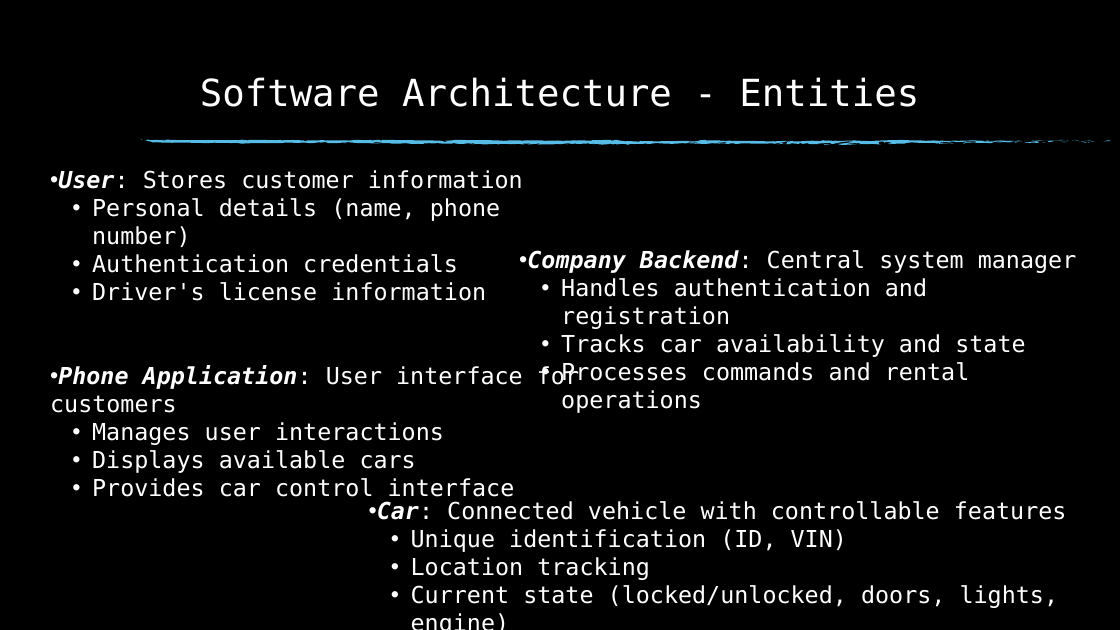
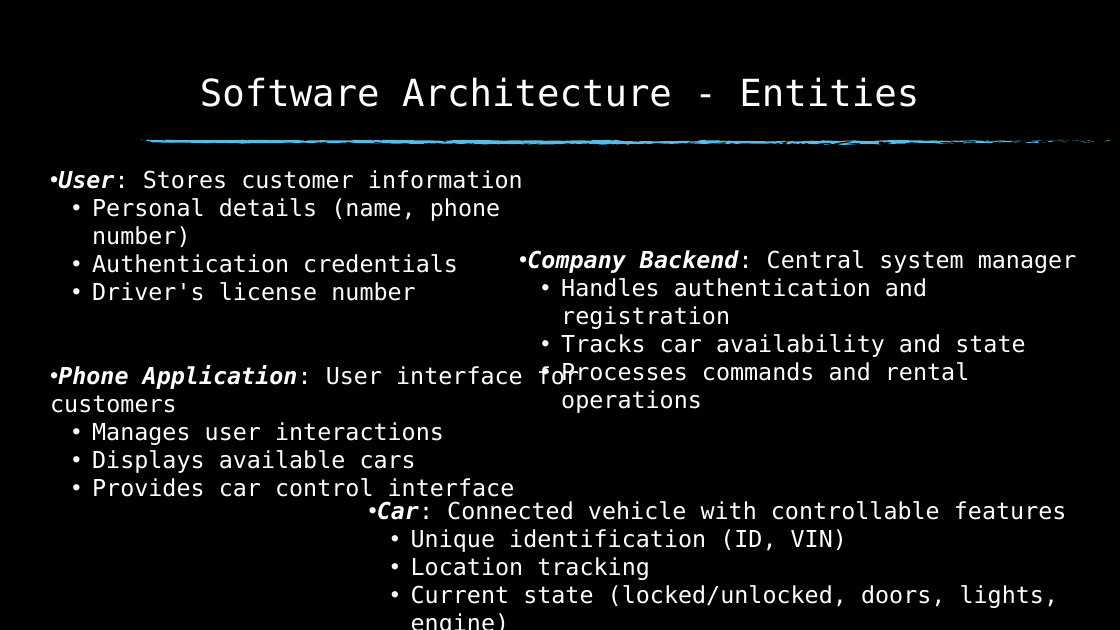
Before and after one commit to StefanCotos/CarSharing, a slide deck: slide 2 of Car Sharing System.pptx. Drawn at 1120x630 pixels with LibreOffice and Linux fonts; fonts in the diff are those of the drawing; background and template pictures are left out. Boxes give left, top, right and bottom in pixels: in the first picture for what was removed or moved away, otherwise in the second. Text is boxed around its words. In the diff, an @@ line names an element or a change of style, - is before the commit and + after.

```diff
--- a/Car Sharing System.pptx
+++ b/Car Sharing System.pptx
@@ text at <box>92,282,415,301</box>: text changed @@
-  • Driver's license information
+  • Driver's license number
```
Also in this commit, not shown: 3 other slides changed, 2 other files.
